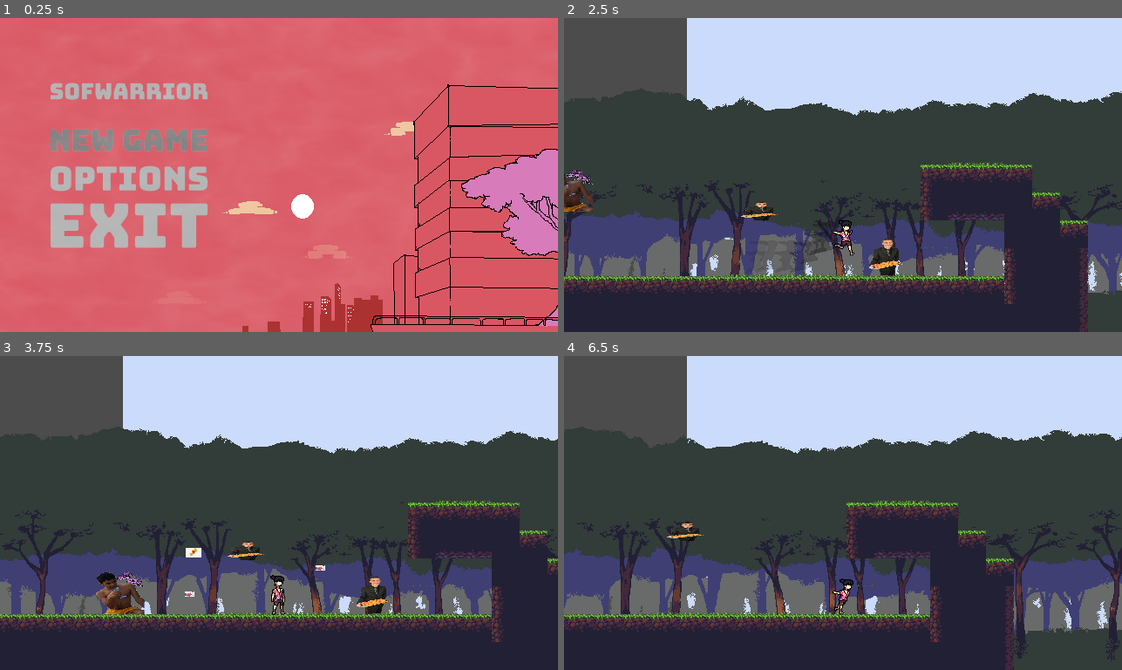
Above: before the commit, frames 1-4 (two rows, left to right).
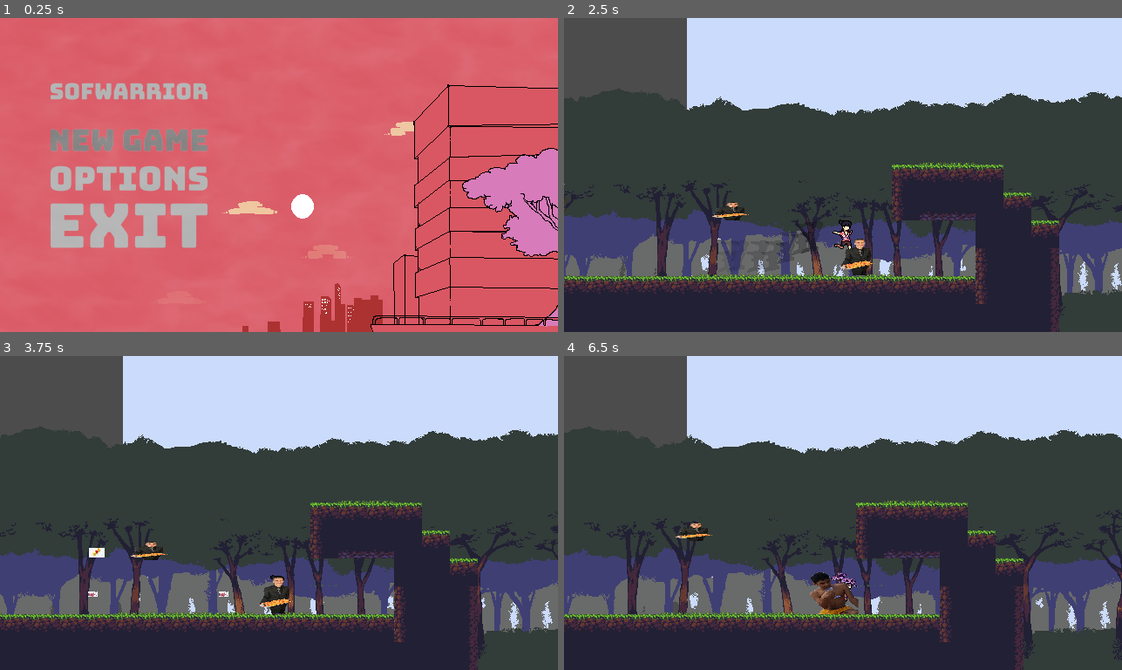
Above: after the commit, the same moments.

Repository: marcelo-lemos/Softwarrior
Game: Godot game, scene res://Nodes/UI/TitleScreen.tscn
The game is run twice, just before and just after one commit, with the same random seed, the same clock (stepped at 60 frames per second) and the same inputs. The engine's default icon, where the game draws it, is replaced by a stand-in: a white triangle on a blue panel in a dark square.
Inputs (mouse positions are in pixels of both pictures, inside the frame that each line leads up to):
- Up to frame 1 (0.25 s): no input
- Up to frame 2 (2.5 s): click (692, 140) at 0.5 s; tap Enter (ui_accept) at 1.25 s; hold X (attack) 1.28-2.03 s; hold Right (ui_right) from 1.28 s (still down); tap Z (jump) at 1.52, 2.27 s; tap C (dash) at 2.1 s
- Up to frame 3 (3.75 s): release Right (ui_right) at 2.78 s; hold Left (ui_left) 2.78-3.53 s; hold A (fire) 2.78-3.53 s; hold Right (ui_right) from 3.53 s (still down); tap X (attack) at 3.6 s
- Up to frame 4 (6.5 s): tap Z (jump) at 3.77, 4.52, 5.27 s; hold C (dash) 4.28-5.03 s; release Right (ui_right) at 5.03 s; hold Left (ui_left) 5.03-5.78 s; tap A (fire) at 5.1 s; hold Right (ui_right) from 5.78 s (still down); hold X (attack) from 5.78 s (still down)

The runs differ from the first frame. In frame 1, 0.2% of the frame differs, in the area x 82-100%, y 41-77%; in frame 2, 19%; in frame 3, 26%, in the area x 0-100%, y 22-100%; in frame 4, 15%.

Commit message:
fixing conflicting files to merge with master

Diff:
--- a/game/Nodes/Characters/Player/GroundAttack.gd
+++ b/game/Nodes/Characters/Player/GroundAttack.gd
@@ -18,10 +18,12 @@
 var combo = [{
 		'damage': 1,
 		'animation': 'ground_attack1',
+		'animation_sprite': 'GroundCombo1'
 	},
 	{
 		'damage': 1,
 		'animation': 'ground_attack2',
+		'animation_sprite': 'GroundCombo2'
 	}]
 
 #var hit_objects = []
--- a/game/Nodes/Characters/Player/MidAir.gd
+++ b/game/Nodes/Characters/Player/MidAir.gd
@@ -43,8 +43,8 @@
 		sprite.play("JumpDown")
 
 	if input_direction:
-		player.velocity.x += input_direction * AIR_ACCELERATION
-		player.velocity.x = (cap_velocity(player.velocity.x, MAX_AIR_SPEED))
+		player.velocity.x = add_velocity_with_cap(player.velocity.x, input_direction * AIR_ACCELERATION,MAX_AIR_SPEED)
+
 	elif player.velocity.x != 0:
 		apply_air_slowdown()
 	if(Input.is_action_just_released("jump")):
--- a/game/Nodes/Characters/Player/Motion.gd
+++ b/game/Nodes/Characters/Player/Motion.gd
@@ -57,3 +57,10 @@
 	if current_velocity < -max_velocity:
 		return -max_velocity
 	return current_velocity
+
+func add_velocity_with_cap(current_velocity, additional_velocity, max_velocity):
+	if abs(current_velocity + additional_velocity) > abs(max_velocity):
+		if sign(current_velocity) != sign(additional_velocity):
+			return current_velocity + additional_velocity
+		return current_velocity
+	return current_velocity + additional_velocity
--- a/game/Nodes/Characters/Player/Move.gd
+++ b/game/Nodes/Characters/Player/Move.gd
@@ -4,6 +4,10 @@
 const MOVE_ACCELERATION = 25
 const MAX_MOVE_SPEED = 250
 const GROUND_SLOWDOWN = 50
+
+#For (velocity_preserve_total_time), players velocity will not be capped on entering this state
+var velocity_preserve_total_time = 0.25
+var velocity_preserve_timer = 0
 
 func enter():
 	print("Entering MOVE")
@@ -29,8 +33,11 @@
 	.update(delta)
 
 	if input_direction:
-		player.velocity.x += input_direction * MOVE_ACCELERATION
-		player.velocity.x = cap_velocity(player.velocity.x, MAX_MOVE_SPEED)
+		if(velocity_preserve_timer < velocity_preserve_total_time):
+			player.velocity.x = add_velocity_with_cap(player.velocity.x,input_direction * MOVE_ACCELERATION,MAX_MOVE_SPEED)
+		else:
+			player.velocity.x += input_direction * MOVE_ACCELERATION
+			player.velocity.x = cap_velocity(player.velocity.x, MAX_MOVE_SPEED)
 		sprite.play("Run")
 	elif player.velocity.x != 0:
 		sprite.play("Idle")
--- a/game/Nodes/UI/TitleScreen.tscn
+++ b/game/Nodes/UI/TitleScreen.tscn
@@ -98,7 +98,7 @@
 [node name="Arvore" type="AnimatedSprite" parent="."]
 z_index = 3
 frames = SubResource( 1 )
-frame = 5
+frame = 6
 playing = true
 centered = false
 
Not shown, added: game/Nodes/Characters/Player/.GroundAttack.gd.swp
Not shown, added: game/Nodes/Characters/Player/.GroundAttack_BASE_1954.gd.swp
Not shown, added: game/Nodes/Characters/Player/.GroundAttack_LOCAL_1954.gd.swp
Not shown, added: game/Nodes/Characters/Player/.GroundAttack_REMOTE_1954.gd.swp
